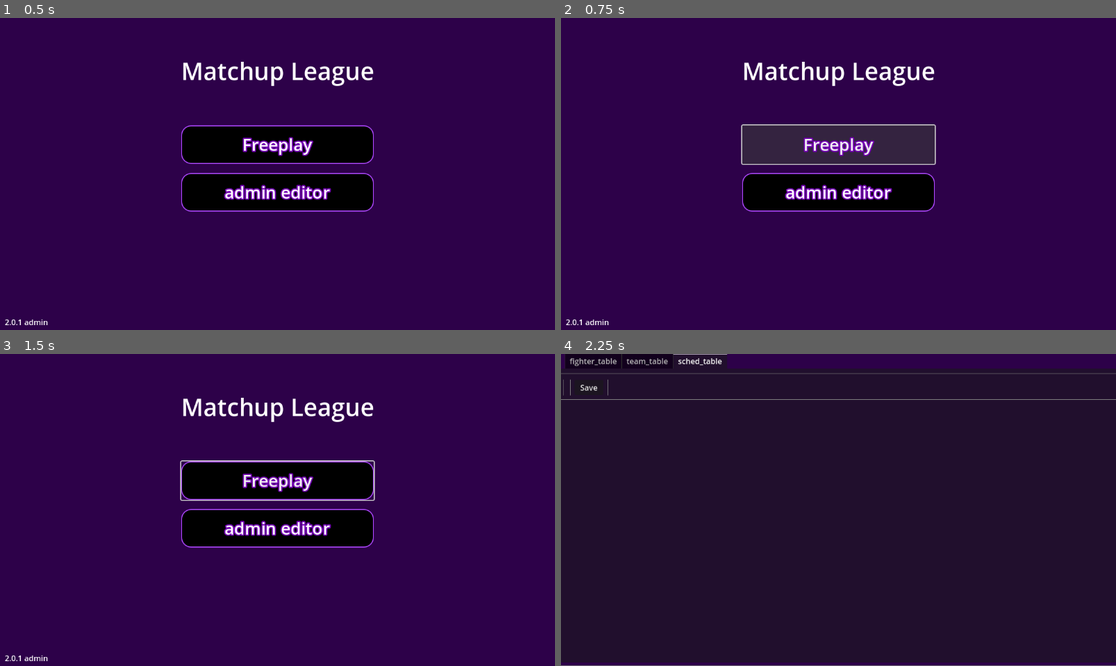
Above: before the commit, frames 1-4 (two rows, left to right).
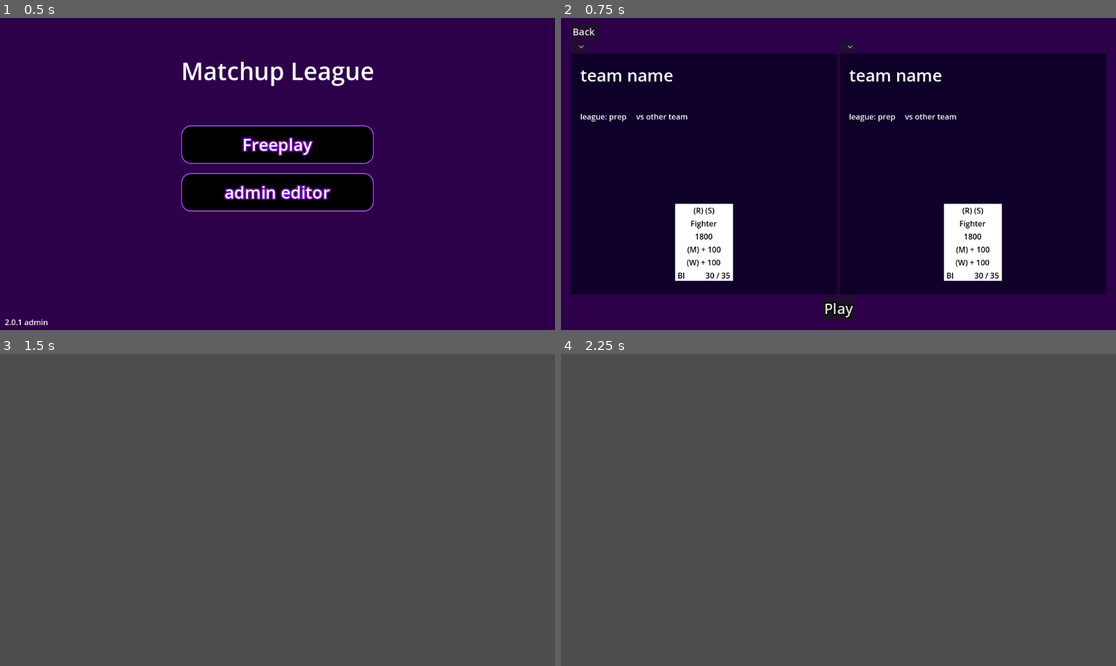
Above: after the commit, the same moments.

Repository: lognog2/Matchup-League-2
Game: Godot game, scene res://scene/root.tscn
The game is run twice, just before and just after one commit, with the same random seed, the same clock (stepped at 60 frames per second) and the same inputs.
Inputs (mouse positions are in pixels of both pictures, inside the frame that each line leads up to):
- Up to frame 1 (0.5 s): no input
- Up to frame 2 (0.75 s): click "Freeplay" at 0.5 s
- Up to frame 3 (1.5 s): click (22, 366) at 1.25 s, where only the run after the commit has a clickable "Back"
- Up to frame 4 (2.25 s): click (838, 528) at 2 s, where only the run before the commit has a clickable "admin editor"

Frame 1 is identical in both runs. In frame 2, 75% of the frame differs, in the area x 0-99%, y 1-99%; in frame 3, 100%, in the area x 0-100%, y 0-100%; in frame 4, 100%.

Commit message:
2.0.1.4
started freeplay menu

Diff:
--- /dev/null
+++ b/matchup-league/card/fighter_card.gd
@@ -0,0 +1,23 @@
+extends Control
+
+@export var types: Label
+@export var f_name: Label
+@export var base: Label
+@export var strength: Label
+@export var weakness: Label
+@export var team_name: Label
+@export var contract: Label
+
+var fighter: Fighter
+
+func _ready():
+	pass
+
+func render(f: Fighter):
+	types.text  = f.types_str()
+	f_name.text = f.name
+	base.text = str(f.base)
+	strength.text = f.mod_str(true)
+	weakness.text = f.mod_str(false)
+	team_name.text = f.team.name.left(3)
+	fighter = f
--- a/matchup-league/editor/_table.gd
+++ b/matchup-league/editor/_table.gd
@@ -7,8 +7,8 @@
 
 func _enter_tree():
 	#print("/ table")
-	scene_name = main.Scene.Editor
-	level = main.getLevel("Prep")
+	scene_name = Main.Scene.Editor
+	level = Main.getLevel("Prep")
 
 #returns index of current tab
 func getCurrentTab(): return tabContainer.current_tab
--- a/matchup-league/editor/fighter_table.gd
+++ b/matchup-league/editor/fighter_table.gd
@@ -35,9 +35,9 @@
 
 func save():
 	message.visible = true
-	for tr in table.get_children():
-		tr.save()
-	main.save_state(softSave.button_pressed)
+	for t_row in table.get_children():
+		t_row.save()
+	Main.save_state(softSave.button_pressed)
 	render()
 
 func updateMsg(msg = ""):
--- a/matchup-league/editor/fighter_table_row.gd
+++ b/matchup-league/editor/fighter_table_row.gd
@@ -17,9 +17,9 @@
 
 func _enter_tree():
 	if (strType.item_count == 0):
-		for idx in main.Types.keys():
-			strType.add_item(main.Types[idx])
-			wkType.add_item(main.Types[idx])
+		for idx in Main.Types.keys():
+			strType.add_item(Main.Types[idx])
+			wkType.add_item(Main.Types[idx])
 
 
 func openTeamList():
@@ -43,13 +43,13 @@
 	var data = {
 		"id": id.text,
 		"name": f_name.text.capitalize(),
-		"season": main.get_season(),
+		"season": Main.get_season(),
 		"level name": level.name,
 		"types": types.text.to_upper(),
 		"base": base.value,
-		"strType": main.Types[strType.selected],
+		"strType": Main.Types[strType.selected],
 		"strVal": strVal.value,
-		"wkType": main.Types[wkType.selected],
+		"wkType": Main.Types[wkType.selected],
 		"wkVal": wkVal.value,
 		"start season": startSeason.value,
 		"team ID": teamID
@@ -62,14 +62,14 @@
 	id.text = str(newID)
 
 func load(f : Fighter):
-	if (!level): level = main.getLevel("Prep")
+	if (!level): level = Main.getLevel("Prep")
 	id.text = str(f.id)
 	f_name.text = f.name
 	types.text = f.types
 	base.value = f.base
-	strType.selected = main.Types.find_key(f.strType)
+	strType.selected = Main.Types.find_key(f.strType)
 	strVal.value = f.strVal
-	wkType.selected = main.Types.find_key(f.wkType)
+	wkType.selected = Main.Types.find_key(f.wkType)
 	wkVal.value = f.wkVal
 	startSeason.value = f.startSeason
 	teamID = f.teamID
--- a/matchup-league/editor/sched_table.gd
+++ b/matchup-league/editor/sched_table.gd
@@ -67,7 +67,7 @@
 	#		if (team_box.team):
 	#			team_box.save()
 	queue_redraw()
-	main.save_state()
+	Main.save_state()
 	message.text = "Saved"
 	message.visible = true
 
--- a/matchup-league/editor/sched_table_game.gd
+++ b/matchup-league/editor/sched_table_game.gd
@@ -19,7 +19,7 @@
 func signal_oppID(index: int):
 	var t_name = button.get_item_text(button.selected)
 	#print("signal oppID " + t_name)
-	var opp = main.getEntity_byName(t_name, level.teamDict)
+	var opp = Main.getEntity_byName(t_name, level.teamDict)
 	if (!opp): #remove opponent
 		var old_opp = level.get_team(opponentID)
 		set_oppID(-1, true)
@@ -40,11 +40,11 @@
 
 func openTeamList():
 	button.clear()
-	button.add_item(main.Keyname.Empty)
+	button.add_item(Main.Keyname.Empty)
 	var empty_game_filter = (func (t: Team): if (!t.has_game(gameRound) && t.id != team.id): return true)
 	for t_name in level.get_t_names(empty_game_filter):
 		button.add_item(t_name)
-	button.add_item(main.Keyname.Remove)
+	button.add_item(Main.Keyname.Remove)
 
 func closeTeamList():
 	hide()
--- a/matchup-league/editor/team_table.gd
+++ b/matchup-league/editor/team_table.gd
@@ -12,7 +12,7 @@
 
 func render():
 	unload()
-	var dict = main.getLevel("Prep").teamDict
+	var dict = Main.getLevel("Prep").teamDict
 	for id in dict:
 		add_row(dict[id])
 
@@ -34,7 +34,7 @@
 func save():
 	for tr in table.get_children():
 		tr.save()
-	main.save_state()
+	Main.save_state()
 	message.text = "Saved"
 	message.visible = true
 
--- a/matchup-league/editor/team_table_row.gd
+++ b/matchup-league/editor/team_table_row.gd
@@ -16,7 +16,7 @@
 	var data = {
 		"id": id.text,
 		"name": t_name.text,
-		"season": main.get_season(),
+		"season": Main.get_season(),
 		"level name": level.name,
 		"color": color.color.to_rgba32(),
 		"schedule": team.schedule || {}
--- a/matchup-league/entity/_data_entity.gd
+++ b/matchup-league/entity/_data_entity.gd
@@ -1,6 +1,4 @@
 class_name DataEntity extends Object
-
-var main = preload("res://main/main.gd")
 
 var id: int
 var name: String
@@ -20,7 +18,7 @@
 func get_level_name(): return level.name
 
 func set_level(level_name: String):
-	level = main.Levels[level_name]
+	level = Main.Levels[level_name]
 
 ## called after all entities done loading to make refs to other entities
 func connect_objs():
--- a/matchup-league/entity/fighter.gd
+++ b/matchup-league/entity/fighter.gd
@@ -23,7 +23,7 @@
 
 func _init(data: Dictionary):
 	super(data)
-	types = data["types"]
+	types = types_arr(data["types"])
 	base = setBase(data["base"])
 	strType = data["strType"]
 	strVal = setMod(data["strVal"])
@@ -37,27 +37,53 @@
 		team = level.get_team(teamID)
 		team.add_fighter(self)
 
-func setTypes(typeStr: String):
-	var typeArr = []
-	if (typeStr.length > main.MAX_TYPES):
-		typeStr.left(main.MAX_TYPES)
-	for i in typeStr.length():
-		typeArr.append(typeStr[i])
-	return typeArr
+func types_arr(type_str = types) -> Array:
+	if (!type_str is String): return []
+	var type_arr = []
+	if (type_str.length() > Main.MAX_TYPES):
+		type_str.left(Main.MAX_TYPES)
+	for i in type_str.length():
+		type_arr.append(type_str[i])
+	return type_arr
+
+func types_str(type_arr = types) -> String:
+	if (!type_arr is Array): return ""
+	var type_str = ""
+	for type in type_arr:
+		type_str.append("(%s) " % type)
+	return type_str
+
 
 func setBase(new):
-	if (new < main.MIN_BASE):
-		new = main.MIN_BASE
-	elif (new > main.MAX_BASE):
-		new = main.MAX_BASE
+	if (new < Main.MIN_BASE):
+		new = Main.MIN_BASE
+	elif (new > Main.MAX_BASE):
+		new = Main.MAX_BASE
 	return new
 
 func setMod(new):
-	if (new < main.MIN_MOD):
-		new = main.MIN_MOD
-	elif (new > main.MAX_MOD):
-		new = main.MAX_MOD
+	if (new < Main.MIN_MOD):
+		new = Main.MIN_MOD
+	elif (new > Main.MAX_MOD):
+		new = Main.MAX_MOD
 	return new
+
+#format functions
+
+func mod_str(use_strength = true) -> String:
+	var type = ""
+	var pm = ""
+	var val = 0
+	if (use_strength):
+		type = strType
+		val = strVal
+		pm = "+"
+	else:
+		type = wkType
+		val = wkVal
+		pm = "-"
+
+	return "(%s) %s%d" % [type, pm, val]
 
 func format_save() -> Dictionary:
 	var data = {
--- a/matchup-league/entity/level.gd
+++ b/matchup-league/entity/level.gd
@@ -1,6 +1,4 @@
 class_name Level extends Object
-
-var main = preload("res://main/main.gd")
 
 #init vars
 var name: String
@@ -168,7 +166,7 @@
 			continue
 		var data = json.data
 		data["level name"] = name
-		data["season"] = main.get_season()
+		data["season"] = Main.get_season()
 		setEntity.call(data)
 
 class LevelEntity:
--- a/matchup-league/entity/team.gd
+++ b/matchup-league/entity/team.gd
@@ -3,8 +3,8 @@
 var fighters = []
 var schedule= {}
 var color
-var games_won = 0
-var games_played = 0
+var won = 0
+var lost = 0
 
 func _init(data: Dictionary):
 	super(data)
@@ -33,17 +33,18 @@
 	var g = schedule.get(r)
 	return g.get_opponent(self) if (g) else null
 
+func get_opponent_name(r:int) -> String:
+	var opp = get_opponent(r)
+	if (opp):
+		return get_opponent(r).name
+	else:
+		return Main.Keyname.Bye
+
 func has_game(r: int) -> bool:
 	return get_opponent(r) != null
 
-func games_lost() -> int:
-	return games_played - games_won
-
-# test functions
-
-func check_sync(r) -> bool:
-	if (!has_game(r)): return true
-	return self == get_opponent(r).get_opponent(r)
+func games_played() -> int:
+	return won + lost
 
 # format functions
 
@@ -65,6 +66,12 @@
 func format_info() -> Dictionary:
 	var info = {
 		"League": level.name,
-		"Record": "%d-%d" % [games_won, games_lost()]
+		"Record": "%d-%d" % [won, lost]
 	}
 	return info
+
+# test functions
+
+func check_sync(r) -> bool:
+	if (!has_game(r)): return true
+	return self == get_opponent(r).get_opponent(r)
--- a/matchup-league/main/main.gd
+++ b/matchup-league/main/main.gd
@@ -1,7 +1,6 @@
 extends Control
 
-static var season: int
-
+var season: int
 
 const MAX_TYPES = 5
 const MIN_BASE = 500
@@ -11,14 +10,15 @@
 
 const SCENE_PATH = "res://scene/"
 const MAX_SCENES = 3
-static var scene_arr = []
-static var Scene = {
+var scene_arr = []
+var Scene = {
 	MainMenu = "main_menu",
 	TeamView = "team_view",
 	Editor = "editor",
+	Freeplay = "game_select"
 }
 
-static var Types = {
+var Types = {
 	0: "M",
 	1: "R",
 	2: "E",
@@ -33,7 +33,7 @@
 	11: "V"
 }
 
-static var Levels = {
+var Levels = {
 	"Prep": Level.new("Prep", 4),
 	#"College": Level.new("College", 5),
 	#"Pro": Level.new("Pro", 11),
@@ -41,7 +41,7 @@
 }
 
 ## names reserved for program functions
-static var Keyname = {
+var Keyname = {
 	Remove = "[Remove]",
 	Bye = "[Bye]",
 	Empty = ""
@@ -61,9 +61,9 @@
 		elif (delta < 0.1): print ("* ", delta) # <30 fps
 		else: print("! ", delta) # <10 fps
 
-static func getLevel(levelName): return Levels[levelName]
+func getLevel(levelName): return Levels[levelName]
 
-static func get_season(): return season
+func get_season(): return season
 
 
 # scene functions
@@ -79,23 +79,23 @@
 		get_child(-1).queue_free()
 		get_child(-1).visible = true
 
-static func emit_scene(sc: String = ""):
+func emit_scene(sc: String = ""):
 	SignalBus.set_scene.emit(sc)
 
 
 # save/load functions
 
-static func save_state(softSave = true):
+func save_state(softSave = true):
 	print("^ saving")
 	for level in Levels:
 		Levels[level].save_data(softSave)
 	print("^ saved")
 
-static func load_state():
+func load_state():
 	Levels["Prep"].load_data()
 	SignalBus.done_loading.emit()
 
-static func getEntity_byName(entName: String, entDict: Dictionary) -> DataEntity:
+func getEntity_byName(entName: String, entDict: Dictionary) -> DataEntity:
 	if Keyname.values().has(entName): return null
 	for entID in entDict:
 		var entity = entDict[entID]
--- a/matchup-league/main/signal_bus.gd
+++ b/matchup-league/main/signal_bus.gd
@@ -3,10 +3,13 @@
 #done loading data from files
 signal done_loading()
 
+signal set_scene(scene_name: String)
+
+signal do_game(t1: Team, t2: Team)
+
 #open/close editor tables
 signal open_table()
 signal close_table()
 
-signal set_scene(scene_name: String)
 
 signal user_set_game(r: int, target: Team, opp: Team)
--- a/matchup-league/menu/_menu.gd
+++ b/matchup-league/menu/_menu.gd
@@ -1,6 +1,5 @@
 class_name Menu extends Control
 
-var main = preload("res://main/main.gd")
 var level: Level
 var scene_name: String
 
@@ -11,4 +10,4 @@
 	#print("/ set level")
 	if (!level):
 		#print("/ true")
-		level = main.getLevel(lvl_name)
+		level = Main.getLevel(lvl_name)
--- /dev/null
+++ b/matchup-league/menu/game_select.gd
@@ -0,0 +1,27 @@
+extends Control
+
+@export var team_cont: Container
+@export var team_option: OptionButton
+
+var tv_arr = []
+
+func _ready():
+	var new_team_cont = team_cont.duplicate()
+	team_cont.add_sibling(new_team_cont)
+	tv_arr = [team_cont.get_child(-1), new_team_cont.get_child(-1)]
+	SignalBus.do_game.connect(set_teams)
+
+func set_teams(t1: Team, t2: Team):
+	set_team(0, t1)
+	set_team(1, t2)
+
+func set_team(i: int, t: Team):
+	if (!t): return
+	tv_arr[i].render(t)
+
+func _back():
+	Main.emit_scene()
+
+func _game():
+	pass
+	#Main.emit_scene(Main.Scene.Game)
--- a/matchup-league/menu/main_menu.gd
+++ b/matchup-league/menu/main_menu.gd
@@ -1,10 +1,11 @@
 extends Menu
 
 func to_freeplay():
-	pass
+	Main.emit_scene(Main.Scene.Freeplay)
+	SignalBus.do_game.emit(null, null)
 
 func to_editor():
-	main.emit_scene(main.Scene.Editor)
+	Main.emit_scene(Main.Scene.Editor)
 
 func to_career():
 	pass
--- a/matchup-league/menu/team_view.gd
+++ b/matchup-league/menu/team_view.gd
@@ -11,24 +11,33 @@
 	pass
 
 func render(t: Team):
-	scene_name = main.Scene.TeamView
+	scene_name = Main.Scene.TeamView
 	team = t
 	name_label.text = team.name
 	fill_info(team.format_info())
 	fill_sched(team.sched)
+	fill_fighters(team.fighters)
 
 func fill_info(info: Dictionary):
-	var blank_label = info_box.get_child(0)
-	blank_label.visible = false
+	var blank_label = info_box.get_child(0).duplicate()
+	info_box.get_children().clear()
 	for key in info:
 		var new_label = blank_label.duplicate()
-		new_label.text = "%s: %s" % [key, info["key"]]
+		new_label.text = "%s: %s" % [key, info[key]]
 		info_box.add_child(new_label)
 
 func fill_sched(sched: Dictionary):
-	var blank_label = sched_box.get_child(0)
-	blank_label.visible = false
+	var blank_label = sched_box.get_child(0).duplicate()
+	sched_box.get_children().clear()
 	for r in sched:
 		var new_label = blank_label.duplicate()
-		new_label.text = "vs %s" % team.level.get_team(sched[r])
+		new_label.text = "%d. vs %s" % [r, team.get_opponent_name(r)]
 		sched_box.add_child(new_label)
+
+func fill_fighters(fighters: Dictionary):
+	var blank_fc = fc_box.get_child(0).duplicate()
+	fc_box.get_children().clear()
+	for f in fighters:
+		var new_fc = blank_fc.duplicate()
+		new_fc.render(fighters[f])
+		fc_box.add_child(new_fc)
--- a/matchup-league/project.godot
+++ b/matchup-league/project.godot
@@ -19,3 +19,4 @@
 
 SignalBus="*res://main/signal_bus.gd"
 Err="*res://main/error.gd"
+Main="*res://main/main.gd"
--- a/matchup-league/scene/fighter_card.tscn
+++ b/matchup-league/scene/fighter_card.tscn
@@ -1,6 +1,8 @@
-[gd_scene format=3 uid="uid://cmwdrbc7rvioy"]
+[gd_scene load_steps=2 format=3 uid="uid://cmwdrbc7rvioy"]
 
-[node name="fighter_card" type="Control"]
+[ext_resource type="Script" path="res://card/fighter_card.gd" id="1_hg5ae"]
+
+[node name="fighter_card" type="Control" node_paths=PackedStringArray("types", "f_name", "base", "strength", "weakness", "team_name", "contract")]
 custom_minimum_size = Vector2(120, 160)
 layout_mode = 3
 anchor_left = -0.052
@@ -9,11 +11,28 @@
 offset_left = -0.0960007
 offset_right = 0.0960007
 offset_bottom = -0.0559998
+script = ExtResource("1_hg5ae")
+types = NodePath("PanelContainer/card/MarginContainer/VBoxContainer/types")
+f_name = NodePath("PanelContainer/card/MarginContainer/VBoxContainer/name")
+base = NodePath("PanelContainer/card/MarginContainer/VBoxContainer/base")
+strength = NodePath("PanelContainer/card/MarginContainer/VBoxContainer/strength")
+weakness = NodePath("PanelContainer/card/MarginContainer/VBoxContainer/weakness")
+team_name = NodePath("PanelContainer/card/MarginContainer/VBoxContainer/HSplitContainer/team_name")
+contract = NodePath("PanelContainer/card/MarginContainer/VBoxContainer/HSplitContainer/contract")
 
 [node name="PanelContainer" type="PanelContainer" parent="."]
 layout_mode = 1
-offset_right = 120.0
-offset_bottom = 160.0
+anchors_preset = 8
+anchor_left = 0.5
+anchor_top = 0.5
+anchor_right = 0.5
+anchor_bottom = 0.5
+offset_left = -60.0
+offset_top = -80.0
+offset_right = 60.0
+offset_bottom = 80.0
+grow_horizontal = 2
+grow_vertical = 2
 
 [node name="card" type="ColorRect" parent="PanelContainer"]
 custom_minimum_size = Vector2(120, 160)
@@ -66,18 +85,18 @@
 text = "(W) + 100"
 horizontal_alignment = 1
 
-[node name="HSplitContainer" type="HSplitContainer" parent="PanelContainer/card/MarginContainer/VBoxContainer"]
+[node name="HSplitContainer" type="HBoxContainer" parent="PanelContainer/card/MarginContainer/VBoxContainer"]
 layout_mode = 2
-collapsed = true
-dragger_visibility = 2
 
-[node name="name2" type="Label" parent="PanelContainer/card/MarginContainer/VBoxContainer/HSplitContainer"]
+[node name="team_name" type="Label" parent="PanelContainer/card/MarginContainer/VBoxContainer/HSplitContainer"]
 layout_mode = 2
+size_flags_horizontal = 3
 theme_override_colors/font_color = Color(0, 0, 0, 1)
 text = "Bl"
 
-[node name="name" type="Label" parent="PanelContainer/card/MarginContainer/VBoxContainer/HSplitContainer"]
+[node name="contract" type="Label" parent="PanelContainer/card/MarginContainer/VBoxContainer/HSplitContainer"]
 layout_mode = 2
+size_flags_horizontal = 3
 theme_override_colors/font_color = Color(0, 0, 0, 1)
 text = "30 / 35"
 horizontal_alignment = 2
--- /dev/null
+++ b/matchup-league/scene/game_select.tscn
@@ -0,0 +1,80 @@
+[gd_scene load_steps=4 format=3 uid="uid://dvppr7ouy5k7o"]
+
+[ext_resource type="Script" path="res://menu/game_select.gd" id="1_jb47k"]
+[ext_resource type="StyleBox" uid="uid://eelwpy4cx451" path="res://style/background.tres" id="1_t44ll"]
+[ext_resource type="PackedScene" uid="uid://6j5nmrwk6pbm" path="res://scene/team_view.tscn" id="1_yau5g"]
+
+[node name="game_select" type="Control" node_paths=PackedStringArray("team_cont", "team_option")]
+layout_mode = 3
+anchors_preset = 15
+anchor_right = 1.0
+anchor_bottom = 1.0
+grow_horizontal = 2
+grow_vertical = 2
+script = ExtResource("1_jb47k")
+team_cont = NodePath("PanelContainer/MarginContainer/VBoxContainer/teams_row/team_cont")
+team_option = NodePath("PanelContainer/MarginContainer/VBoxContainer/teams_row/team_cont/MarginContainer/HBoxContainer/OptionButton")
+
+[node name="PanelContainer" type="PanelContainer" parent="."]
+layout_mode = 1
+anchors_preset = 15
+anchor_right = 1.0
+anchor_bottom = 1.0
+grow_horizontal = 2
+grow_vertical = 2
+theme_override_styles/panel = ExtResource("1_t44ll")
+
+[node name="MarginContainer" type="MarginContainer" parent="PanelContainer"]
+layout_mode = 2
+theme_override_constants/margin_left = 20
+theme_override_constants/margin_top = 10
+theme_override_constants/margin_right = 20
+theme_override_constants/margin_bottom = 20
+
+[node name="VBoxContainer" type="VBoxContainer" parent="PanelContainer/MarginContainer"]
+layout_mode = 2
+
+[node name="top_row" type="HBoxContainer" parent="PanelContainer/MarginContainer/VBoxContainer"]
+layout_mode = 2
+
+[node name="Button" type="Button" parent="PanelContainer/MarginContainer/VBoxContainer/top_row"]
+layout_mode = 2
+theme_override_font_sizes/font_size = 20
+text = "Back"
+
+[node name="teams_row" type="HBoxContainer" parent="PanelContainer/MarginContainer/VBoxContainer"]
+layout_mode = 2
+size_flags_vertical = 3
+
+[node name="team_cont" type="VBoxContainer" parent="PanelContainer/MarginContainer/VBoxContainer/teams_row"]
+layout_mode = 2
+size_flags_horizontal = 3
+
+[node name="MarginContainer" type="PanelContainer" parent="PanelContainer/MarginContainer/VBoxContainer/teams_row/team_cont"]
+layout_mode = 2
+theme_override_styles/panel = ExtResource("1_t44ll")
+
+[node name="HBoxContainer" type="HBoxContainer" parent="PanelContainer/MarginContainer/VBoxContainer/teams_row/team_cont/MarginContainer"]
+layout_mode = 2
+
+[node name="OptionButton" type="OptionButton" parent="PanelContainer/MarginContainer/VBoxContainer/teams_row/team_cont/MarginContainer/HBoxContainer"]
+layout_mode = 2
+
+[node name="team_view" parent="PanelContainer/MarginContainer/VBoxContainer/teams_row/team_cont" instance=ExtResource("1_yau5g")]
+unique_name_in_owner = true
+layout_mode = 2
+size_flags_vertical = 3
+
+[node name="bottom_row" type="HBoxContainer" parent="PanelContainer/MarginContainer/VBoxContainer"]
+layout_mode = 2
+alignment = 1
+
+[node name="play" type="Button" parent="PanelContainer/MarginContainer/VBoxContainer/bottom_row"]
+layout_mode = 2
+theme_override_colors/icon_normal_color = Color(0, 0.749434, 0, 1)
+theme_override_constants/outline_size = 10
+theme_override_font_sizes/font_size = 30
+text = "Play"
+
+[connection signal="pressed" from="PanelContainer/MarginContainer/VBoxContainer/top_row/Button" to="." method="_back"]
+[connection signal="pressed" from="PanelContainer/MarginContainer/VBoxContainer/bottom_row/play" to="." method="_game"]
Not shown, removed: matchup-league/scene/fig4196.tmp
Not shown, removed: matchup-league/scene/figD893.tmp
Not shown, removed: matchup-league/scene/tab4355.tmp
